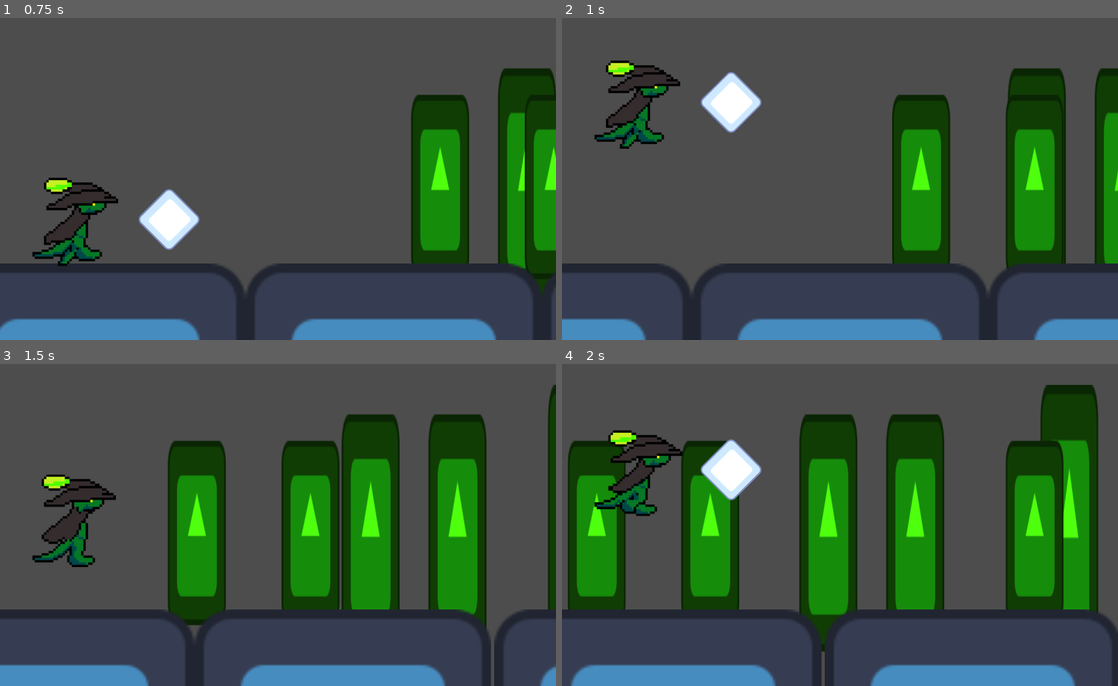
Above: before the commit, frames 1-4 (two rows, left to right).
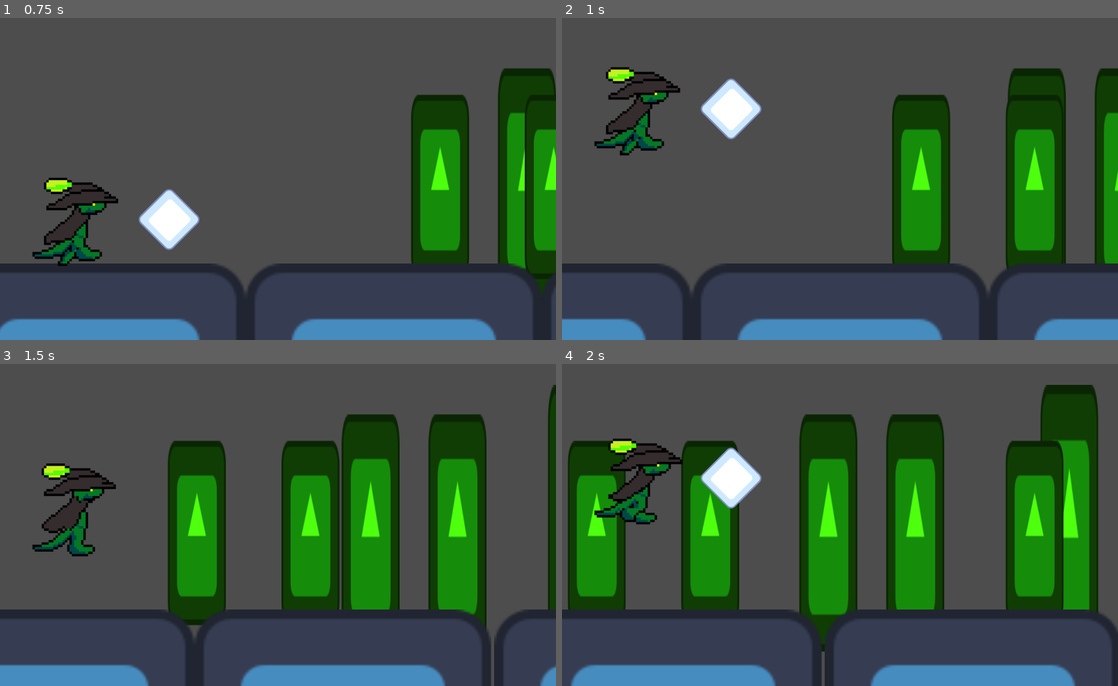
Above: after the commit, the same moments.

Repository: irmozius/UnhingedGekko
Game: Godot game, scene res://game_data/worlds/game_world.tscn
Same seed, same stepped clock (60 frames per second), same inputs: the game is played once before the commit and once after it. The engine's default icon, where the game draws it, is replaced by a stand-in: a white triangle on a blue panel in a dark square.
Inputs:
- Up to frame 1 (0.75 s): tap Space (slash) at 0.6 s
- Up to frame 2 (1 s): tap Up (jump) at 0.77, 0.8 s
- Up to frame 3 (1.5 s): tap Up (jump) at 1.07, 1.35 s
- Up to frame 4 (2 s): tap Up (jump) at 1.52, 1.82 s; tap Space (slash) at 1.55 s

Frame 1 is identical in both runs. In frame 2, 3.0% of the frame differs, in the area x 5-36%, y 13-43%; in frame 3, 2.4%; in frame 4, 3.3%, in the area x 5-36%, y 20-50%.

Commit message:
Added a load of code comments

Diff:
--- a/game_data/entities/characters/enemy.gd
+++ b/game_data/entities/characters/enemy.gd
@@ -1,3 +1,5 @@
+## Base Enemy class. Simply holds a speed value to move with,
+## and a reference to a hitbox (optional).
 class_name Enemy
 extends Node2D
 
@@ -6,7 +8,9 @@
 
 var moving : bool = true
 
+
 func _ready() -> void:
+	## Setup connection to react to player dying, simply switching off movement once it occurs.
 	Global.player_died.connect(func(): moving = false)
 	if hitbox:
 		hitbox.received_hit.connect(_on_hitbox_received_hit)
@@ -14,6 +18,7 @@
 func _on_hitbox_received_hit(hurtbox : Hurtbox):
 	queue_free()
 
+## Move left based on exported speed if movement is true.
 func _physics_process(delta: float) -> void:
 	if !moving: return
 	position.x -= speed * delta
--- a/game_data/entities/characters/gekko.gd
+++ b/game_data/entities/characters/gekko.gd
@@ -1,23 +1,41 @@
+## Playable character. Stays still to the left of the screen while the world moves.
+## Has speed and jump force variables, and references to needed components.
+## The FunctionalStateMachine is used to handle state transitions and executions.
+
 class_name Gekko
 extends CharacterBody2D
 
+## State machine class.
 var fsm = FunctionalStateMachineGDScript.new()
 
+## The ground manager is used to simulate ground movement by moving the ground.
 @export var ground_manager : GroundManager
 @export var speed : float = 3.5
 @export var jump_force : float = 6
+
+## Hitbox detects incoming hits, Hurtbox sends hits.
 @onready var hitbox: Hitbox = $Hitbox
 @onready var hurtbox: Hurtbox = $Hurtbox
+
+## Need reference for the shape of the hurtbox to enable/disable it.
 @onready var hurtbox_shape: CollisionShape2D = $Hurtbox/CollisionShape2D
+
+## Hitmarker is just a debug visual currently used to show hits activating.
 @onready var hit_marker: Sprite2D = $HitMarker
 
+## Bools for polling input.
 var jump_requested : bool = false
 var slash_requested : bool = false
+
+## Used to enable/disable floor checking during jump.
 var checking_floor : bool = false
 
 #region Basic overrides
 
+
 func _enter_tree() -> void:
+	## Initialise global variables, so global knows
+	## about the player and that it's not dead.
 	Global.gekko = self
 	Global.player_dead = false
 
@@ -27,19 +45,24 @@
 	fsm.add_state("Running", running_enter, running_exit, running_update, running_pupdate)
 	fsm.add_state("InAir", inair_enter, inair_exit, inair_update, inair_pupdate)
 	fsm.add_state("Dead", dead_enter, dead_exit, dead_update, Callable())
+	## Set initial state
 	fsm.set_state("InAir")
 
 func _process(delta: float) -> void:
+	## Let the state machine process the current state.
 	fsm.update(delta)
 	check_action_input()
 
 func _physics_process(delta: float) -> void:
+	## Physics process for current state.
 	fsm.physics_update(delta)
 	move_and_slide()
 
+## Callback for state change.
 func on_state_change(s_name : String):
 	print("Player state changed to " + s_name)
 
+## Move the ground to simulate movement.
 func scroll_ground(delta : float):
 	ground_manager.move(speed * delta)
 
@@ -47,14 +70,18 @@
 
 #region SharedMethods
 
+## Poll the state of input buttons.
 func check_action_input():
 	jump_requested = Input.is_action_just_pressed("jump")
 	slash_requested = Input.is_action_just_pressed("slash")
 
+## Initiate jump, adding vertical movement and changing state to InAir
 func jump():
 	velocity.y = -jump_force
 	fsm.set_state("InAir")
 
+## Initiate slash attack, enabling slash collision briefly
+## then switching it back off. Also show hit marker.
 func slash():
 	hurtbox_shape.disabled = false
 	hit_marker.show()
@@ -63,39 +90,55 @@
 		hit_marker.hide(),
 		CONNECT_ONE_SHOT)
 
+## When hitbox receives a hit, die. Pass through the hurtbox in case we need its data later.
 func _on_hitbox_received_hit(_hurtbox : Hurtbox) -> void:
 	die()
 
+## Inform Global of death, and emit the global death signal. Finally, change to death state
+## which has disabled input.
 func die():
 	Global.player_dead = true
 	Global.player_died.emit()
 	fsm.set_state("Dead")
 
+#endregion
+
+### Functions below this point are to do with the different states of the state machine.
+
+## Running state functions:
 #region Running
 
+## Entering running state
 func running_enter():
 	pass
 
+## Exiting running state
 func running_exit():
 	pass
 
+## Process running state: jump or slash if the buttons are pressed
 func running_update(_delta : float):
-	if Input.is_action_just_pressed("jump"):
+	if jump_requested:
 		jump()
 		return
 	elif slash_requested:
 		slash()
 
+## Running physics process: move the ground
 func running_pupdate(delta : float):
 	scroll_ground(delta)
 
 #endregion
 
+## State for airborne movement. Pretty much just applies gravity and
+## changes back to running once back on the ground.
 #region InAir
 
 func inair_enter():
+	## 30 milisecond timer before enabling ground check.
 	get_tree().create_timer(0.3).timeout.connect(func(): checking_floor = true, CONNECT_ONE_SHOT)
 
+## Reset vertical velocity on exit.
 func inair_exit():
 	velocity.y = 0
 
@@ -103,15 +146,18 @@
 	pass
 
 func inair_pupdate(delta : float):
+	## Apply gravity and continue moving the ground
 	velocity.y += 900 * delta
 	scroll_ground(delta)
 	if checking_floor:
 		if is_on_floor():
+			## Leave InAir once on floor
 			checking_floor = false
 			fsm.set_state("Running")
 
 #endregion
 
+## Dead state. Does nothing.
 #region Dead
 
 func dead_enter():
--- a/game_data/entities/components/hitbox.gd
+++ b/game_data/entities/components/hitbox.gd
@@ -1,8 +1,10 @@
+## Basic Area extension to filter only for incoming hits.
 class_name Hitbox
 extends Area2D
 
 signal received_hit
 
+## Ensure that the hit is from a Hurtbox, then emit a signal.
 func _on_area_entered(area: Area2D) -> void:
 	if area is Hurtbox:
 		var hurtbox : Hurtbox = area
--- a/game_data/entities/components/hurtbox.gd
+++ b/game_data/entities/components/hurtbox.gd
@@ -1,4 +1,6 @@
+## Basic Area extension to only send hits.
 class_name Hurtbox
 extends Area2D
 
+## Damage value in case we decide to scale damage.
 @export var damage : float
--- a/game_data/globals/global.gd
+++ b/game_data/globals/global.gd
@@ -1,5 +1,6 @@
 extends Node
 
+## Global references for player and motion
 var gekko : Gekko
 var current_movement_speed : float = 0.0
 var player_dead : bool = false
--- a/game_data/managers/ground_manager.gd
+++ b/game_data/managers/ground_manager.gd
@@ -1,17 +1,23 @@
+## Class to manage the ground movement.
 class_name GroundManager
 extends Node2D
 
+## Array of all ground sprites
 var grounds : Array[Sprite2D] = []
 var last_ground : Sprite2D
 var first_ground : Sprite2D
+
+## Leftmost point for new grounds before spawning another
 @export var x_threshold : float = 256
 
 func _ready() -> void:
+	## Fill references
 	for i in get_children():
 		grounds.append(i)
 	last_ground = grounds[3]
 	first_ground = grounds[0]
 
+## Move left and check sprite positions
 func move(speed : float):
 	Global.current_movement_speed = speed
 	for i : Sprite2D in grounds:
@@ -19,6 +25,7 @@
 		if last_ground.position.x < x_threshold:
 			create_new_ground()
 
+## Spawn a new ground sprite and delete the first
 func create_new_ground():
 	var new_ground : Sprite2D = last_ground.duplicate()
 	add_child(new_ground)
--- a/game_data/managers/spawner.gd
+++ b/game_data/managers/spawner.gd
@@ -1,7 +1,11 @@
+## Class to spawn obstacles/enemies. Has an exported array to choose a random
+## obstacle. Uses a timer to space out spawns.
 class_name Spawner
 extends Node2D
 
+## Array of enemy/obstacle scenes.
 @export var obstacles : Array[PackedScene]
+## Min/max time between spawns.
 @export var min_time : float = 4.0
 @export var max_time : float = 8.0
 @onready var timer: Timer = $Timer
@@ -9,6 +13,7 @@
 func _ready() -> void:
 	timer.start(randf_range(min_time, max_time))
 
+## Make a new enemy, and position it.
 func spawn():
 	if Global.player_dead: return
 	var obj : Enemy = obstacles.pick_random().instantiate()
--- a/game_data/worlds/fake_parallax.gd
+++ b/game_data/worlds/fake_parallax.gd
@@ -1,17 +1,23 @@
+## Class to spawn background trees and set their movement speeds, for fake parallax.
 class_name FakeParallax
 extends Node2D
 
+## Tree scene
 const BG_TREE = preload("uid://b8d56wreq86qy")
 
+## Timers for spawning
 @onready var close_timer: Timer = $CloseTimer
 @onready var mid_timer: Timer = $MidTimer
 @onready var far_timer: Timer = $FarTimer
 
+## Root nodes for parallax
 @onready var close_root: Node2D = $Close
 @onready var mid_root: Node2D = $Mid
 @onready var far_root: Node2D = $Far
 
+
 func _ready() -> void:
+	## Spawn first trees and start timers
 	spawn_tree("close")
 	spawn_tree("mid")
 	spawn_tree("far ")
@@ -19,6 +25,8 @@
 	mid_timer.start(randf_range(0.2,0.5))
 	far_timer.start(randf_range(0.3,0.8))
 
+## Callback for tree spawning. Takes a string parameter to decide
+## tree size, layer and speed.
 func spawn_tree(dis : String):
 	var tree : Node2D = BG_TREE.instantiate()
 	var sprite : Sprite2D = tree.get_child(0)
@@ -36,7 +44,8 @@
 			tree.speed = 60
 	tree.global_position = global_position
 
-
+## These three functions respond to the three different timers,
+## spawning a relevant tree and restarting the timer.
 func _on_close_timer_timeout() -> void:
 	if Global.player_dead: return
 	spawn_tree("close")
--- a/game_data/worlds/ui.gd
+++ b/game_data/worlds/ui.gd
@@ -1,8 +1,10 @@
+## UI subsystem
 class_name UI
 extends CanvasLayer
 
 @onready var died_screen: PanelContainer = $DiedScreen
 
+## Setup player death connection for death screen
 func _ready() -> void:
 	Global.player_died.connect(show_died_screen)
 
